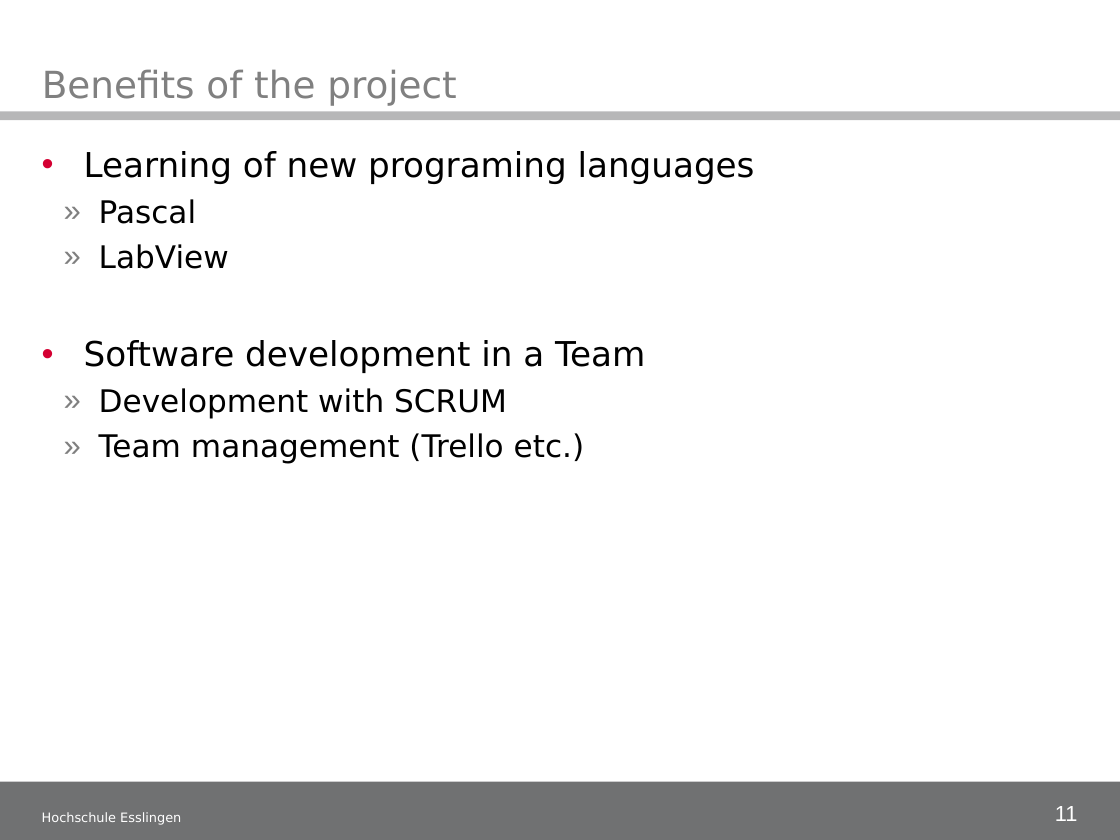
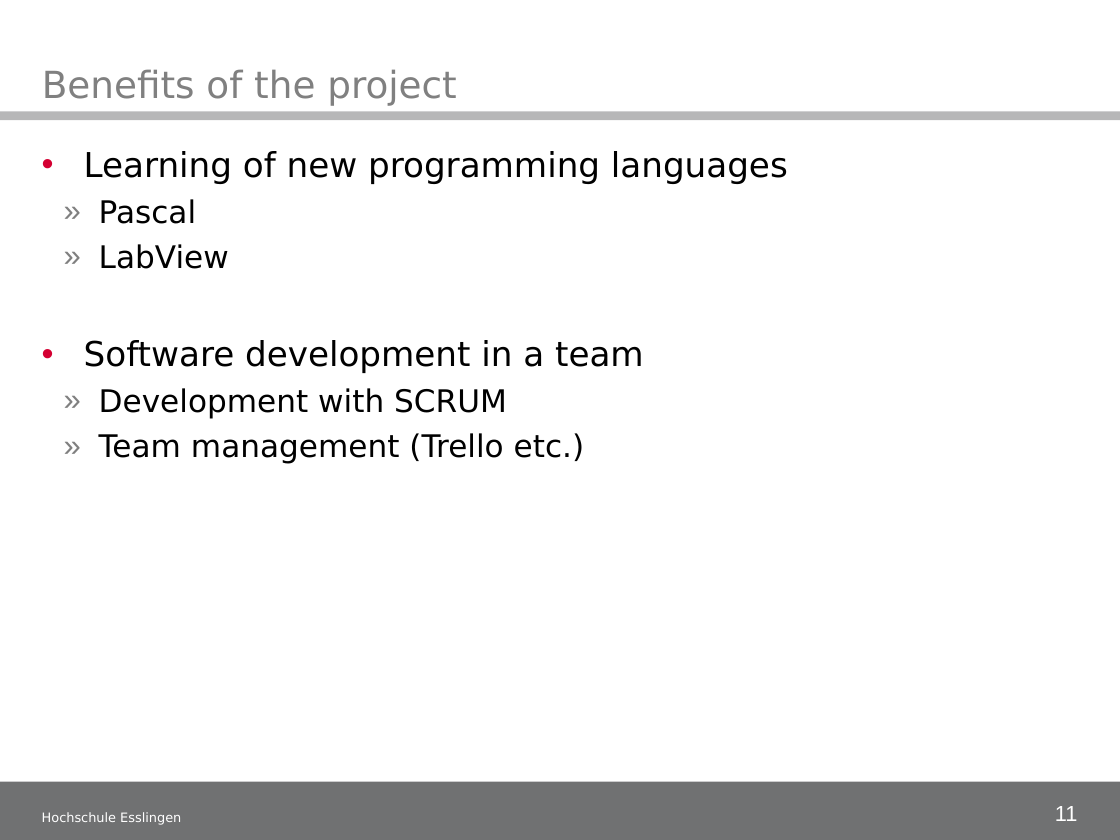
Before and after one commit to illogicdev/magneto, a slide deck: slide 11 of doku/50_Midtermpresentation/Midterm presentation_1.ppt. Drawn at 1120x840 pixels with LibreOffice and Linux fonts; fonts in the diff are those of the drawing; background and template pictures are left out. Boxes give left, top, right and bottom in pixels: in the first picture for what was removed or moved away, otherwise in the second. Text is boxed around its words. In the diff, an @@ line names an element or a change of style, - is before the commit and + after.

```diff
--- a/doku/50_Midtermpresentation/Midterm presentation_1.ppt
+++ b/doku/50_Midtermpresentation/Midterm presentation_1.ppt
@@ text at (84, 151, 788, 184): text changed @@
-• Learning of new programing languages
+• Learning of new programming languages
@@ text at (84, 340, 644, 373): text changed @@
-• Software development in a Team
+• Software development in a team
```
Also in this commit, not shown: 4 other slides changed.
